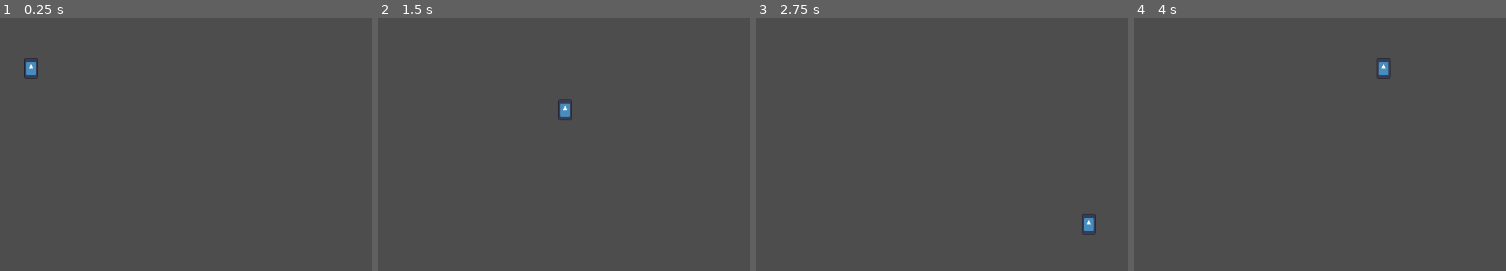
Above: before the commit, frames 1-4 (left to right).
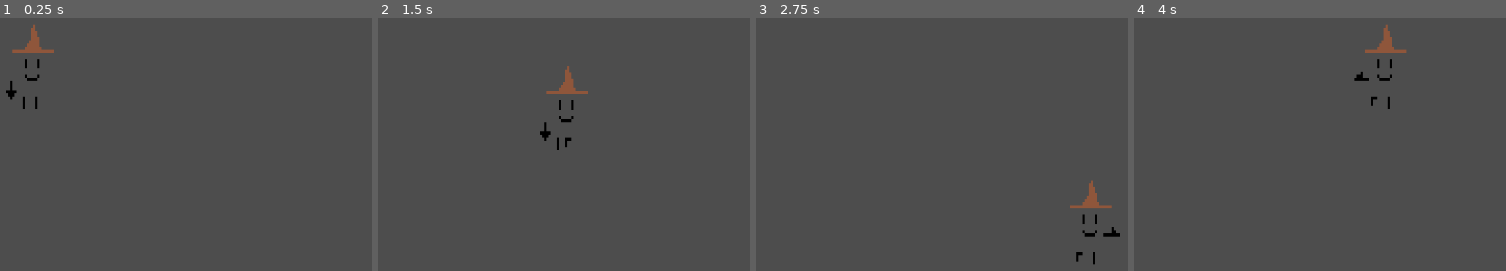
Above: after the commit, the same moments.

Repository: CplCanuck/mru-hacks-2025
Game: Godot game, scene res://Scenes/player_test.tscn
Same seed, same stepped clock (60 frames per second), same inputs: the game is played once before the commit and once after it. The engine's default icon, where the game draws it, is replaced by a stand-in: a white triangle on a blue panel in a dark square.
Inputs:
- Up to frame 1 (0.25 s): no input
- Up to frame 2 (1.5 s): tap Enter at 0.5 s; hold D (right) 0.53-1.28 s; hold S (down) from 1.28 s (still down)
- Up to frame 3 (2.75 s): release S (down) at 2.03 s; hold D (right) from 2.03 s (still down)
- Up to frame 4 (4 s): release D (right) at 2.78 s; hold W (up) 2.78-3.53 s; hold A (left) from 3.53 s (still down)

The runs differ from the first frame. In frame 1, 0.8% of the frame differs, in the area x 1-15%, y 2-36%; in frame 2, 0.8%, in the area x 43-57%, y 18-53%; in frame 3, 0.8%; in frame 4, 0.8%.

Commit message:
Add Initial Player Animation Controller

Diff:
--- a/Scenes/player.tscn
+++ b/Scenes/player.tscn
@@ -1,9 +1,234 @@
-[gd_scene load_steps=4 format=3 uid="uid://b0g05sv23vr6u"]
+[gd_scene load_steps=29 format=3 uid="uid://b0g05sv23vr6u"]
 
 [ext_resource type="Script" uid="uid://dybfiyquachh8" path="res://Scenes/player.gd" id="1_cvnsp"]
-[ext_resource type="Texture2D" uid="uid://ntj3glpu218v" path="res://icon.svg" id="2_6t5aa"]
+[ext_resource type="Texture2D" uid="uid://dpoluq7707dbk" path="res://Assets/placeholderWitch-Sheet.png" id="2_cvnsp"]
+[ext_resource type="Script" uid="uid://dqlnduv0t376g" path="res://Scenes/player_animation_tree.gd" id="3_6t5aa"]
 
 [sub_resource type="CapsuleShape2D" id="CapsuleShape2D_onrkg"]
+radius = 33.0
+height = 118.0
+
+[sub_resource type="Animation" id="Animation_6t5aa"]
+resource_name = "RunLeft"
+loop_mode = 1
+tracks/0/type = "value"
+tracks/0/imported = false
+tracks/0/enabled = true
+tracks/0/path = NodePath("Sprite2D:frame")
+tracks/0/interp = 1
+tracks/0/loop_wrap = true
+tracks/0/keys = {
+"times": PackedFloat32Array(0, 0.5),
+"transitions": PackedFloat32Array(1, 1),
+"update": 1,
+"values": [4, 5]
+}
+
+[sub_resource type="Animation" id="Animation_vgqql"]
+resource_name = "RunRight"
+loop_mode = 1
+tracks/0/type = "value"
+tracks/0/imported = false
+tracks/0/enabled = true
+tracks/0/path = NodePath("Sprite2D:frame")
+tracks/0/interp = 1
+tracks/0/loop_wrap = true
+tracks/0/keys = {
+"times": PackedFloat32Array(0, 0.5),
+"transitions": PackedFloat32Array(1, 1),
+"update": 1,
+"values": [6, 7]
+}
+
+[sub_resource type="Animation" id="Animation_fkybt"]
+length = 0.001
+tracks/0/type = "value"
+tracks/0/imported = false
+tracks/0/enabled = true
+tracks/0/path = NodePath("Sprite2D:frame")
+tracks/0/interp = 1
+tracks/0/loop_wrap = true
+tracks/0/keys = {
+"times": PackedFloat32Array(0),
+"transitions": PackedFloat32Array(1),
+"update": 1,
+"values": [0]
+}
+
+[sub_resource type="Animation" id="Animation_x3wgy"]
+resource_name = "RunUp"
+loop_mode = 1
+tracks/0/type = "value"
+tracks/0/imported = false
+tracks/0/enabled = true
+tracks/0/path = NodePath("Sprite2D:frame")
+tracks/0/interp = 1
+tracks/0/loop_wrap = true
+tracks/0/keys = {
+"times": PackedFloat32Array(0, 0.5),
+"transitions": PackedFloat32Array(1, 1),
+"update": 1,
+"values": [10, 11]
+}
+
+[sub_resource type="Animation" id="Animation_3smsa"]
+resource_name = "RunDown"
+loop_mode = 1
+tracks/0/type = "value"
+tracks/0/imported = false
+tracks/0/enabled = true
+tracks/0/path = NodePath("Sprite2D:frame")
+tracks/0/interp = 1
+tracks/0/loop_wrap = true
+tracks/0/keys = {
+"times": PackedFloat32Array(0, 0.5),
+"transitions": PackedFloat32Array(1, 1),
+"update": 1,
+"values": [8, 9]
+}
+
+[sub_resource type="Animation" id="Animation_8erm5"]
+resource_name = "IdleDown"
+loop_mode = 1
+tracks/0/type = "value"
+tracks/0/imported = false
+tracks/0/enabled = true
+tracks/0/path = NodePath("Sprite2D:frame")
+tracks/0/interp = 1
+tracks/0/loop_wrap = true
+tracks/0/keys = {
+"times": PackedFloat32Array(0),
+"transitions": PackedFloat32Array(1),
+"update": 1,
+"values": [2]
+}
+
+[sub_resource type="Animation" id="Animation_f1ek2"]
+resource_name = "IdleLeft"
+loop_mode = 1
+tracks/0/type = "value"
+tracks/0/imported = false
+tracks/0/enabled = true
+tracks/0/path = NodePath("Sprite2D:frame")
+tracks/0/interp = 1
+tracks/0/loop_wrap = true
+tracks/0/keys = {
+"times": PackedFloat32Array(0),
+"transitions": PackedFloat32Array(1),
+"update": 1,
+"values": [0]
+}
+
+[sub_resource type="Animation" id="Animation_tx1dd"]
+resource_name = "IdleRight"
+loop_mode = 1
+tracks/0/type = "value"
+tracks/0/imported = false
+tracks/0/enabled = true
+tracks/0/path = NodePath("Sprite2D:frame")
+tracks/0/interp = 1
+tracks/0/loop_wrap = true
+tracks/0/keys = {
+"times": PackedFloat32Array(0),
+"transitions": PackedFloat32Array(1),
+"update": 1,
+"values": [1]
+}
+
+[sub_resource type="Animation" id="Animation_gymyn"]
+resource_name = "IdleUp"
+loop_mode = 1
+tracks/0/type = "value"
+tracks/0/imported = false
+tracks/0/enabled = true
+tracks/0/path = NodePath("Sprite2D:frame")
+tracks/0/interp = 1
+tracks/0/loop_wrap = true
+tracks/0/keys = {
+"times": PackedFloat32Array(0),
+"transitions": PackedFloat32Array(1),
+"update": 1,
+"values": [3]
+}
+
+[sub_resource type="AnimationLibrary" id="AnimationLibrary_vgqql"]
+_data = {
+&"IdleDown": SubResource("Animation_8erm5"),
+&"IdleLeft": SubResource("Animation_f1ek2"),
+&"IdleRight": SubResource("Animation_tx1dd"),
+&"IdleUp": SubResource("Animation_gymyn"),
+&"RESET": SubResource("Animation_fkybt"),
+&"RunDown": SubResource("Animation_3smsa"),
+&"RunLeft": SubResource("Animation_6t5aa"),
+&"RunRight": SubResource("Animation_vgqql"),
+&"RunUp": SubResource("Animation_x3wgy")
+}
+
+[sub_resource type="AnimationNodeAnimation" id="AnimationNodeAnimation_pu2lt"]
+animation = &"IdleDown"
+
+[sub_resource type="AnimationNodeAnimation" id="AnimationNodeAnimation_ukyrk"]
+animation = &"IdleRight"
+
+[sub_resource type="AnimationNodeAnimation" id="AnimationNodeAnimation_7dp3o"]
+animation = &"IdleUp"
+
+[sub_resource type="AnimationNodeAnimation" id="AnimationNodeAnimation_h4iuc"]
+animation = &"IdleLeft"
+
+[sub_resource type="AnimationNodeBlendSpace2D" id="AnimationNodeBlendSpace2D_cvnsp"]
+blend_point_0/node = SubResource("AnimationNodeAnimation_pu2lt")
+blend_point_0/pos = Vector2(0, 1)
+blend_point_1/node = SubResource("AnimationNodeAnimation_ukyrk")
+blend_point_1/pos = Vector2(1, 0)
+blend_point_2/node = SubResource("AnimationNodeAnimation_7dp3o")
+blend_point_2/pos = Vector2(0, -1)
+blend_point_3/node = SubResource("AnimationNodeAnimation_h4iuc")
+blend_point_3/pos = Vector2(-1, 0)
+blend_mode = 1
+
+[sub_resource type="AnimationNodeAnimation" id="AnimationNodeAnimation_8erm5"]
+animation = &"RunDown"
+
+[sub_resource type="AnimationNodeAnimation" id="AnimationNodeAnimation_f1ek2"]
+animation = &"RunUp"
+
+[sub_resource type="AnimationNodeAnimation" id="AnimationNodeAnimation_tx1dd"]
+animation = &"RunLeft"
+
+[sub_resource type="AnimationNodeAnimation" id="AnimationNodeAnimation_gymyn"]
+animation = &"RunRight"
+
+[sub_resource type="AnimationNodeBlendSpace2D" id="AnimationNodeBlendSpace2D_3smsa"]
+blend_point_0/node = SubResource("AnimationNodeAnimation_8erm5")
+blend_point_0/pos = Vector2(0, 1)
+blend_point_1/node = SubResource("AnimationNodeAnimation_f1ek2")
+blend_point_1/pos = Vector2(0, -1)
+blend_point_2/node = SubResource("AnimationNodeAnimation_tx1dd")
+blend_point_2/pos = Vector2(-1, 0)
+blend_point_3/node = SubResource("AnimationNodeAnimation_gymyn")
+blend_point_3/pos = Vector2(1, 0)
+blend_mode = 1
+
+[sub_resource type="AnimationNodeStateMachineTransition" id="AnimationNodeStateMachineTransition_6t5aa"]
+advance_mode = 2
+
+[sub_resource type="AnimationNodeStateMachineTransition" id="AnimationNodeStateMachineTransition_vgqql"]
+advance_mode = 2
+advance_condition = &"run"
+
+[sub_resource type="AnimationNodeStateMachineTransition" id="AnimationNodeStateMachineTransition_fkybt"]
+advance_mode = 2
+advance_condition = &"idle"
+
+[sub_resource type="AnimationNodeStateMachine" id="AnimationNodeStateMachine_fd4e3"]
+states/End/position = Vector2(1851.3334, 144.54869)
+states/Idle/node = SubResource("AnimationNodeBlendSpace2D_cvnsp")
+states/Idle/position = Vector2(1370.6666, 145.14944)
+states/Run/node = SubResource("AnimationNodeBlendSpace2D_3smsa")
+states/Run/position = Vector2(1560.1482, 144.51414)
+states/Start/position = Vector2(1197.3334, 142.46364)
+transitions = ["Start", "Idle", SubResource("AnimationNodeStateMachineTransition_6t5aa"), "Idle", "Run", SubResource("AnimationNodeStateMachineTransition_vgqql"), "Run", "Idle", SubResource("AnimationNodeStateMachineTransition_fkybt")]
 
 [node name="Player" type="CharacterBody2D"]
 script = ExtResource("1_cvnsp")
@@ -12,6 +237,24 @@
 shape = SubResource("CapsuleShape2D_onrkg")
 
 [node name="Sprite2D" type="Sprite2D" parent="."]
-position = Vector2(-9.536743e-07, -2.3841858e-07)
-scale = Vector2(0.15624999, 0.23437497)
-texture = ExtResource("2_6t5aa")
+texture_filter = 1
+scale = Vector2(3, 4.5)
+texture = ExtResource("2_cvnsp")
+hframes = 12
+
+[node name="AnimationPlayer" type="AnimationPlayer" parent="."]
+libraries = {
+&"": SubResource("AnimationLibrary_vgqql")
+}
+
+[node name="AnimationTree" type="AnimationTree" parent="."]
+tree_root = SubResource("AnimationNodeStateMachine_fd4e3")
+anim_player = NodePath("../AnimationPlayer")
+parameters/conditions/idle = false
+parameters/conditions/run = false
+parameters/Idle/blend_position = Vector2(0, 0)
+parameters/Run/blend_position = Vector2(0, 0)
+
+[node name="PlayerAnimation" type="Node2D" parent="." node_paths=PackedStringArray("animation_tree")]
+script = ExtResource("3_6t5aa")
+animation_tree = NodePath("../AnimationTree")
--- /dev/null
+++ b/Scenes/player_animation_tree.gd
@@ -0,0 +1,16 @@
+extends Node2D
+
+@export var animation_tree: AnimationTree
+@onready var player : CharacterBody2D = get_owner()
+
+
+# Called every frame. 'delta' is the elapsed time since the previous frame.
+func _physics_process(_delta: float) -> void:
+
+    var idle = !player.velocity
+
+    animation_tree.set("parameters/conditions/idle", idle)
+    animation_tree.set("parameters/conditions/run", !idle)
+
+    animation_tree.set("parameters/Idle/blend_position", player.velocity.normalized())
+    animation_tree.set("parameters/Run/blend_position", player.velocity.normalized())
Binary file added: Assets/placeholderWitch-Sheet.png
Not shown, added: Assets/placeholderWitch-Sheet.png.import
Binary file added: Assets/placeholderWitch.png
Not shown, added: Assets/placeholderWitch.png.import
Not shown, added: Scenes/player_animation_tree.gd.uid
